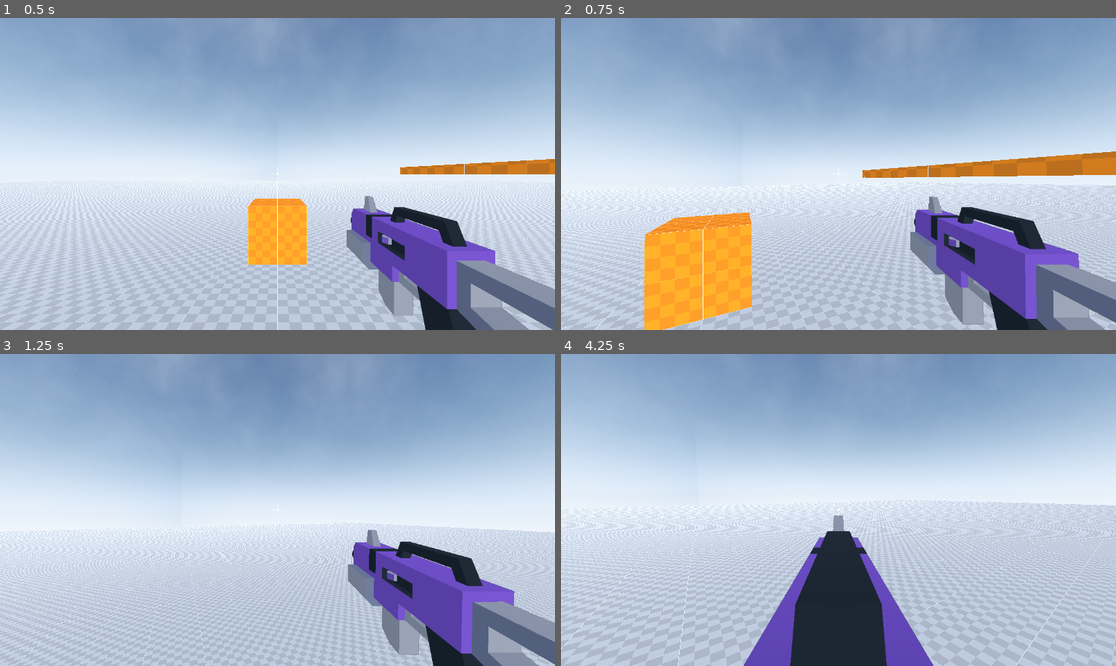
Above: before the commit, frames 1-4 (two rows, left to right).
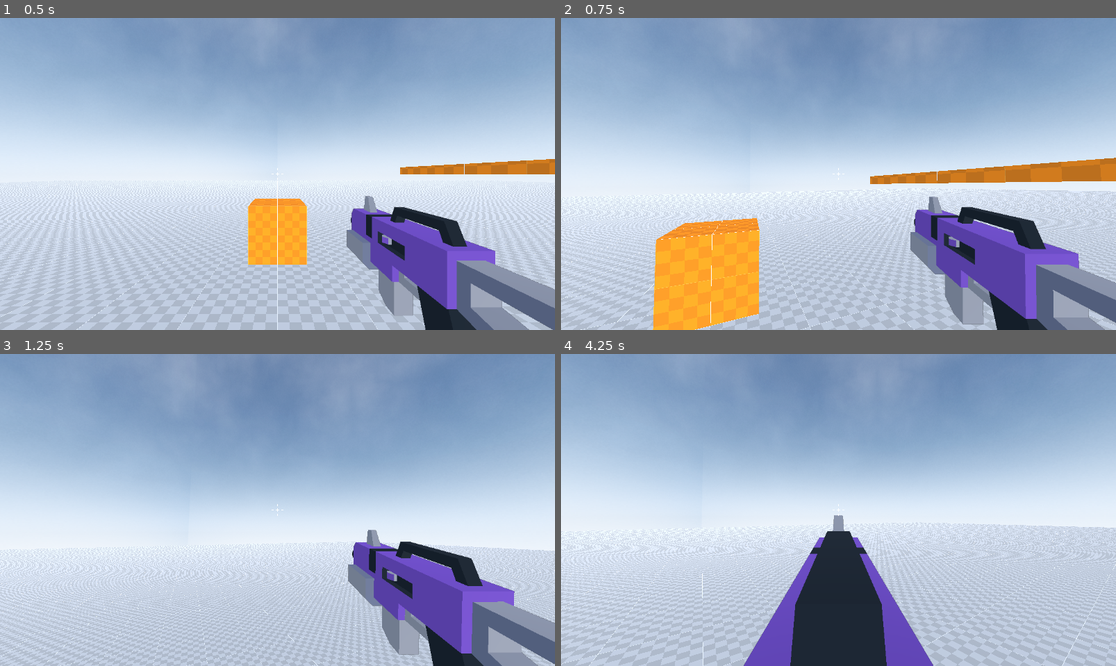
Above: after the commit, the same moments.

Repository: Emaleth/Anathema_old
Game: Godot game, scene res://world.tscn
The game is run twice, just before and just after one commit, with the same random seed, the same clock (stepped at 60 frames per second) and the same inputs.
Inputs (mouse positions are in pixels of both pictures, inside the frame that each line leads up to):
- Up to frame 1 (0.5 s): no input
- Up to frame 2 (0.75 s): move the mouse to (866, 174) at 0.52 s; press the mouse at (866, 174) at 0.53 s; hold W (move_forward) from 0.53 s (still down)
- Up to frame 3 (1.25 s): keep holding W (move_forward); tap Space (jump) at 0.77 s; tap Shift (sprint) at 0.8 s
- Up to frame 4 (4.25 s): keep holding W (move_forward); move the mouse to (810, 510) at 1.27 s; release the mouse at (810, 510) at 1.28 s; tap Shift (sprint) at 1.35, 2.3, 3.8 s; tap Space (jump) at 1.52, 3.02, 3.77 s; click (810, 510) at 1.55 s; move the mouse to (849, 503) at 2.02 s; hold C (crouch) 2.03-2.78 s; move the mouse to (832, 516) at 2.77 s; click (832, 516) at 2.85 s; move the mouse to (877, 513) at 3.52 s; hold Right mouse button (secondary_action) from 3.53 s (still down); tap R (reload, bound only after the commit) at 4.15 s

Frame 1 is identical in both runs. In frame 2, 9.3% of the frame differs, in the area x 0-100%, y 42-100%; in frame 3, 13%; in frame 4, 21%, in the area x 0-100%, y 21-100%.

Commit message:
Changes to be committed: 	modified:   source/actors/player/player.gd 	modified:   source/actors/player/player.tscn 	modified:   source/core/keybindings.gd 	modified:   source/weapons/blaster_d.gd 	modified:   source/weapons/blaster_d.tscn

Diff:
--- a/source/actors/player/player.gd
+++ b/source/actors/player/player.gd
@@ -28,19 +28,6 @@
 var weapon_sway_amount := 3.0
 var jumped := false
 
-var footstep_sounds := [
-	preload("res://assets/sounds/footsteps/footstep00.ogg"),
-	preload("res://assets/sounds/footsteps/footstep01.ogg"),
-	preload("res://assets/sounds/footsteps/footstep02.ogg"),
-	preload("res://assets/sounds/footsteps/footstep06.ogg"),
-	preload("res://assets/sounds/footsteps/footstep05.ogg"),
-	preload("res://assets/sounds/footsteps/footstep04.ogg"),
-	preload("res://assets/sounds/footsteps/footstep03.ogg"),
-	preload("res://assets/sounds/footsteps/footstep08.ogg"),
-	preload("res://assets/sounds/footsteps/footstep09.ogg"),
-	preload("res://assets/sounds/footsteps/footstep07.ogg"),
-]
-
 @onready var head := $UpperBody/Head
 @onready var camera := $UpperBody/Head/Camera3D
 @onready var footsteps_audio := $FootstepsAudio
@@ -109,8 +96,11 @@
 		if crouched: animation_player.play("stand")
 		crouching = false
 
+	if Input.is_action_just_pressed("reload"):
+		weapon.reload()
 	if Input.is_action_pressed("primary_action"):
 		weapon.use()
+#		recoil_force += Vector2(0.01, 0.01 * sign(randf()*2-1))
 	if Input.is_action_pressed("secondary_action"):
 		adsing = true
 		sig_ads.emit()
@@ -200,7 +190,7 @@
 	if is_on_floor():
 		var current_position = Vector2(position.x, position.z)
 		if current_position.distance_squared_to(last_step_position) > pow(STEP_LENGHT, 2):
-			footsteps_audio.stream = footstep_sounds.pick_random()
+			footsteps_audio.pitch_scale = randf_range(0.9, 1.1)
 			footsteps_audio.play()
 			last_step_position = Vector2(position.x, position.z)
 
@@ -283,3 +273,10 @@
 	for i in node.get_children():
 		if i is MeshInstance3D or i is GPUParticles3D:
 			i.layers = 2
+
+
+func recoil(recoil_force : Vector2):
+	rotation.y += recoil_force.y
+	head.rotation.x += recoil_force.x
+	rotation_degrees.y = wrap(rotation_degrees.y, -180, 180)
+	head.rotation_degrees.x = clamp(head.rotation_degrees.x, -90, 90)
--- a/source/actors/player/player.tscn
+++ b/source/actors/player/player.tscn
@@ -1,7 +1,8 @@
-[gd_scene load_steps=15 format=3 uid="uid://cruro5nbk2ds"]
+[gd_scene load_steps=16 format=3 uid="uid://cruro5nbk2ds"]
 
 [ext_resource type="Script" path="res://source/actors/player/player.gd" id="1_k454m"]
 [ext_resource type="Material" uid="uid://b5m5fyxd5eph1" path="res://assets/materials/green.tres" id="2_qg5ep"]
+[ext_resource type="AudioStream" uid="uid://cqkb1g7apv46g" path="res://assets/sounds/footsteps/footstep00.ogg" id="2_uytlb"]
 [ext_resource type="AudioStream" uid="uid://d3jm7hucgkrb3" path="res://assets/sounds/jump.wav" id="3_hyc5u"]
 [ext_resource type="PackedScene" uid="uid://clj7ettt1jwp8" path="res://source/fps_arms/fps_arms.tscn" id="5_ddpc4"]
 [ext_resource type="PackedScene" uid="uid://2waksyqjviqx" path="res://source/weapons/blaster_d.tscn" id="5_x72aw"]
@@ -240,6 +241,7 @@
 
 [node name="FootstepsAudio" type="AudioStreamPlayer3D" parent="."]
 transform = Transform3D(1, 0, 0, 0, -4.37114e-08, 1, 0, -1, -4.37114e-08, 0, 0, 0)
+stream = ExtResource("2_uytlb")
 max_distance = 5.0
 max_polyphony = 2
 emission_angle_enabled = true
--- a/source/core/keybindings.gd
+++ b/source/core/keybindings.gd
@@ -9,7 +9,8 @@
 	"tilt_right" : KEY_E,
 	"jump" : KEY_SPACE,
 	"crouch" : KEY_C,
-	"sprint" : KEY_SHIFT
+	"sprint" : KEY_SHIFT,
+	"reload" : KEY_R,
 }
 
 var mouse_bindings : Dictionary = {
--- a/source/weapons/blaster_d.gd
+++ b/source/weapons/blaster_d.gd
@@ -25,15 +25,17 @@
 	if current_ammo > 0:
 		if rounds_per_second <= rof_time:
 			shot_animation()
+			owner.recoil(Vector2(0.01, 0.01 * sign(randf()*2-1)))
 			rof_time = 0.0
 			current_ammo -= 1
+#			print(current_ammo)
 
 
 func shot_animation():
 	var recoil_animation_time : float = min(rounds_per_second * 0.25, 0.05)
 	var recover_animation_time : float = min(rounds_per_second * 0.75, 0.15)
 	muzzle_flash.show()
-	shot_audio.pitch_scale = randf_range(0.95, 1.05)
+	shot_audio.pitch_scale = randf_range(0.9, 1.1)
 	shot_audio.play()
 	var tween = create_tween()
 	tween.tween_property( self, "position:z", randf_range(0.035, 0.045), recoil_animation_time ).set_trans(Tween.TRANS_SINE)
@@ -48,6 +50,6 @@
 	tween.parallel().tween_callback(muzzle_flash.hide)
 
 
-func reaload():
+func reload():
 	reload_audio.play()
 	current_ammo = ammo
--- a/source/weapons/blaster_d.tscn
+++ b/source/weapons/blaster_d.tscn
@@ -1,8 +1,9 @@
-[gd_scene load_steps=6 format=3 uid="uid://2waksyqjviqx"]
+[gd_scene load_steps=7 format=3 uid="uid://2waksyqjviqx"]
 
 [ext_resource type="PackedScene" uid="uid://c6rq7jes58yqi" path="res://assets/models/blasters/blasterD.glb" id="1_bbyuu"]
 [ext_resource type="Script" path="res://source/weapons/blaster_d.gd" id="2_o4y8e"]
 [ext_resource type="AudioStream" uid="uid://bod86iabtvgge" path="res://assets/sounds/gunshots/riffle.wav" id="3_ky6cp"]
+[ext_resource type="AudioStream" uid="uid://bbd8iro4ii1wb" path="res://assets/sounds/footsteps/footstep09.ogg" id="4_mw5l0"]
 
 [sub_resource type="StandardMaterial3D" id="StandardMaterial3D_kg8gl"]
 cull_mode = 2
@@ -37,3 +38,4 @@
 mesh = SubResource("CylinderMesh_6vfhd")
 
 [node name="ReloadSound" type="AudioStreamPlayer3D" parent="." index="3"]
+stream = ExtResource("4_mw5l0")
